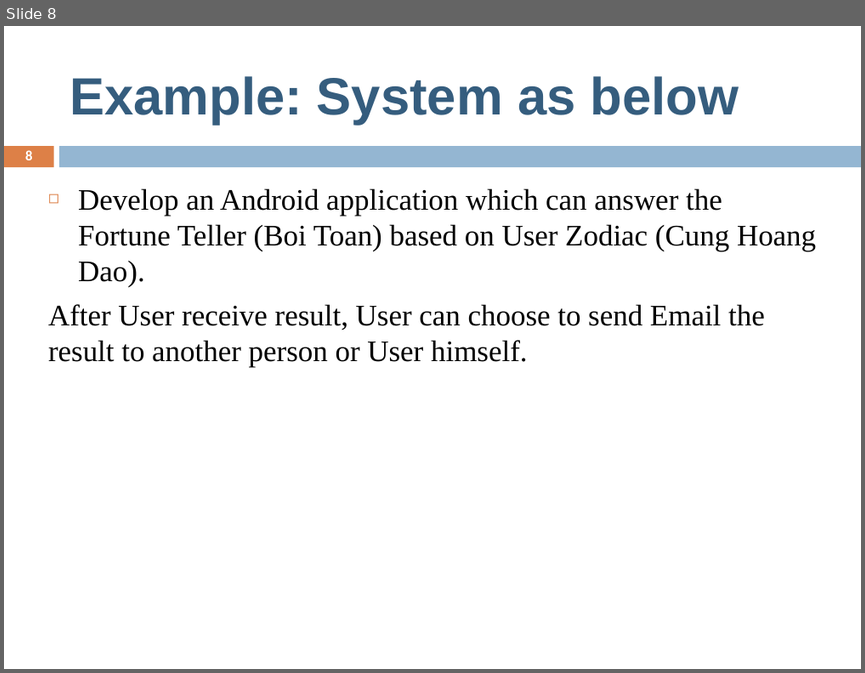
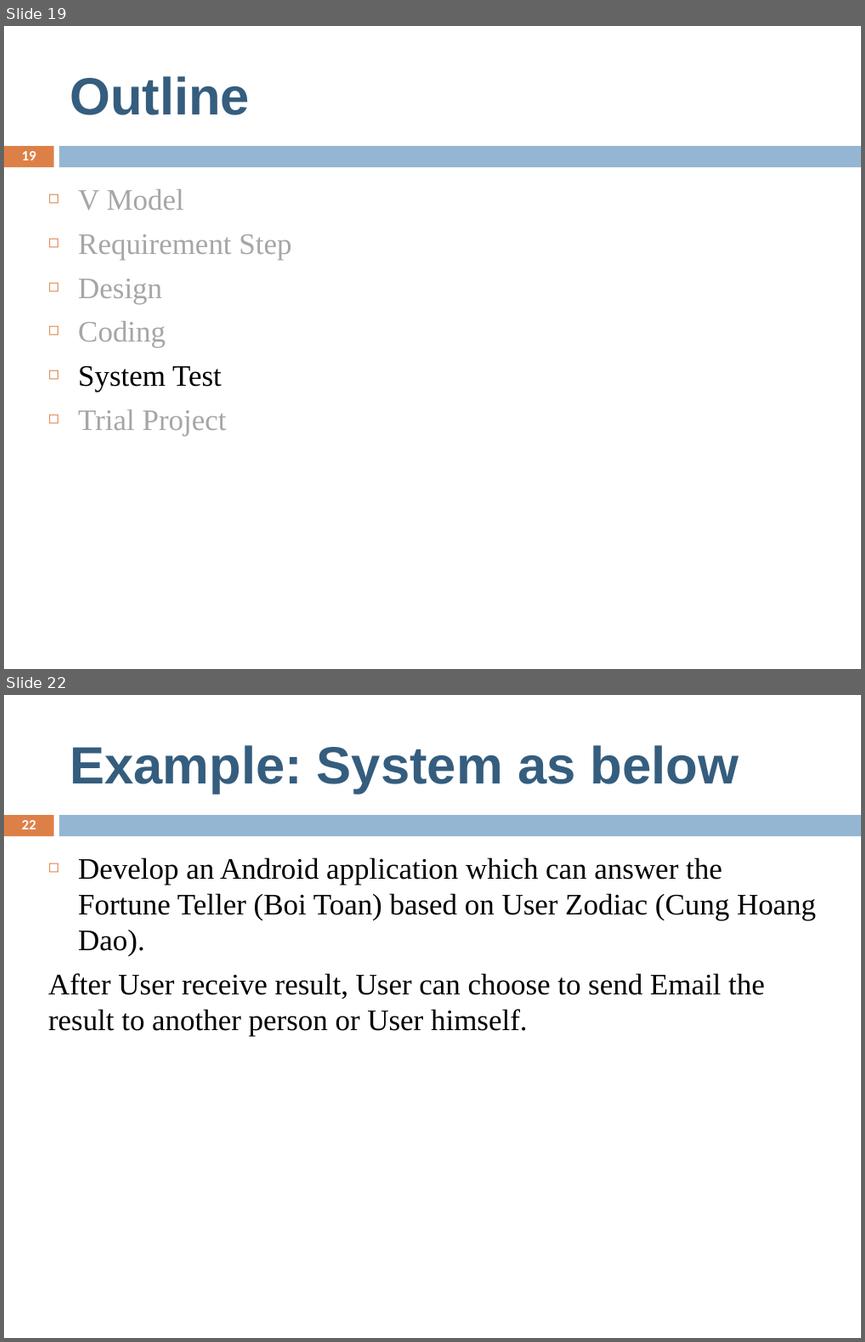
Before and after one commit to sontm/CommonMaterial, a slide deck: SWProcess/SWProcess.pptx. Shown one above the other, each under a label of ours: slide 8 before the commit, slides 19 and 22 after it; the slides between them are not shown. The pictures are 865x673 and 865x1342 pixels, drawn with LibreOffice and Linux fonts; fonts in the diff are those of the drawing. Boxes give left, top, right and bottom in pixels: in the first picture for what was removed or moved away, otherwise in the second. Text is boxed around its words. In the diff, an @@ line names an element or a change of style, - is before the commit and + after.

Commit message:
Update document, with QA and sample Test Spec

```diff
--- a/SWProcess/SWProcess.pptx
+++ b/SWProcess/SWProcess.pptx
@@ slide 19 added at bbox=[4, 26, 861, 669], background #FFFFFF; not listed: 2 template elements that a slide beside it also shows @@
@@ title added at bbox=[69, 76, 250, 115], 44 pt, text #355D7E, bold @@
+Outline
@@ page number added at bbox=[22, 151, 36, 160], 12 pt, text #FFFFFF, bold @@
+19
@@ text added at bbox=[78, 189, 291, 436], 25 pt, text #A6A6A6 @@
+◻ V Model
+◻ Requirement Step
+◻ Design
+◻ Coding
+◻ System Test
+◻ Trial Project
@@ what was slide 8 is now slide 22 @@
@@ page number at bbox=[22, 820, 36, 829]: text changed @@
-8
+22
```
Also in this commit, not shown: 1 slide changed, 15 other slides added, 2 slides removed, 2 other files.
